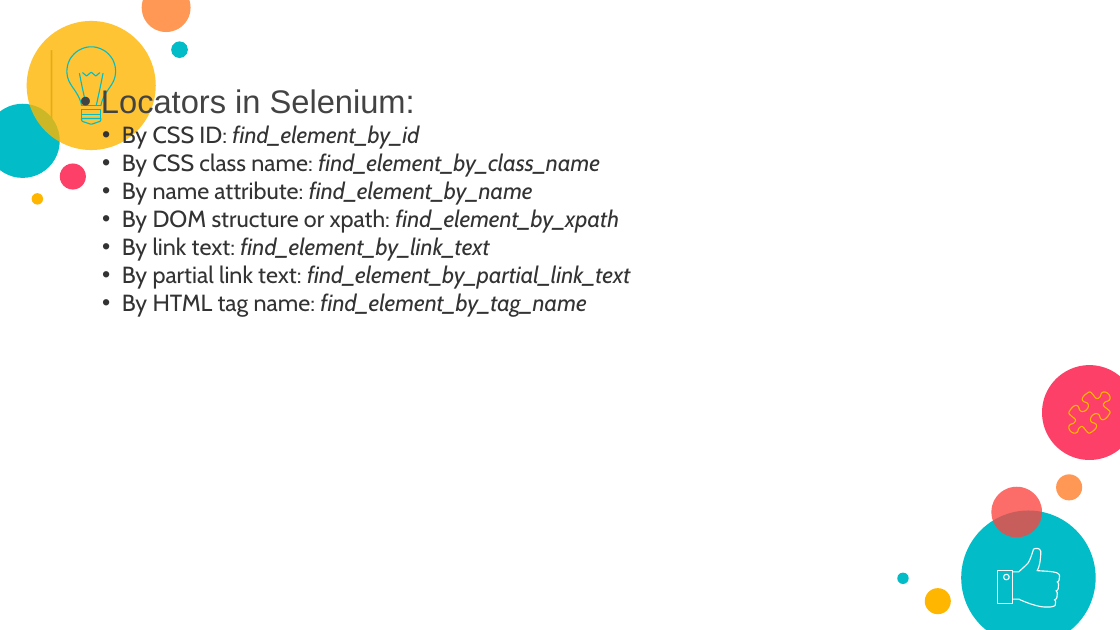
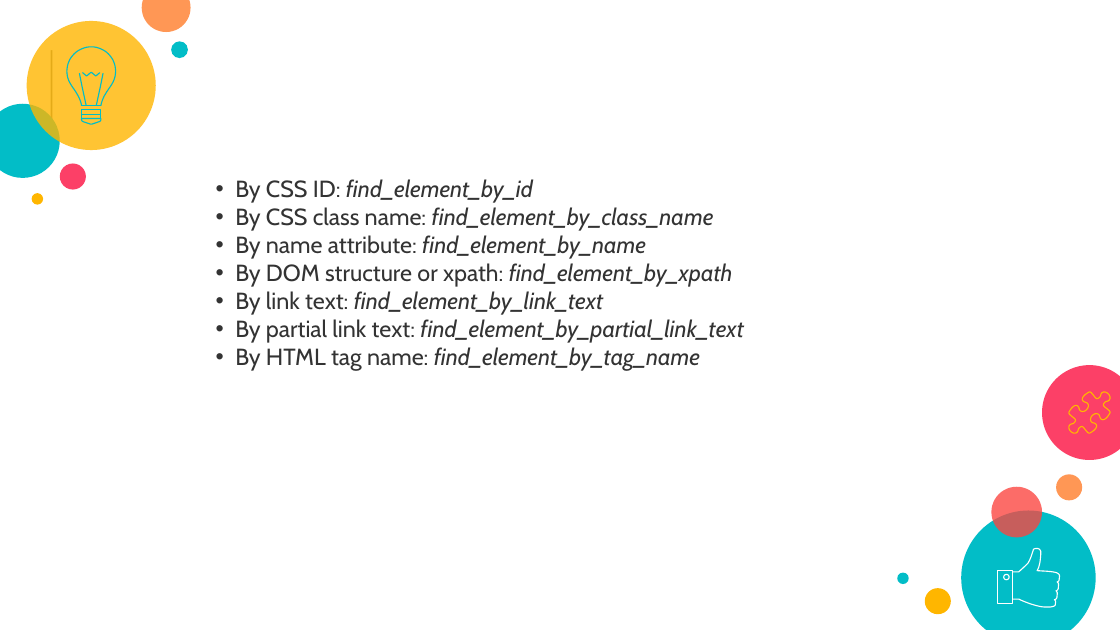
Before and after one commit to ashwinbalajiks/pragra-docs, a slide deck: slide 13 of Selenium/Pragra_Selenium_Draft_12Nov.pptx. Drawn at 1120x630 pixels with LibreOffice and Linux fonts; fonts in the diff are those of the drawing; background and template pictures are left out. Boxes give left, top, right and bottom in pixels: in the first picture for what was removed or moved away, otherwise in the second. Text is boxed around its words. In the diff, an @@ line names an element or a change of style, - is before the commit and + after.

```diff
--- a/Selenium/Pragra_Selenium_Draft_12Nov.pptx
+++ b/Selenium/Pragra_Selenium_Draft_12Nov.pptx
@@ text at [101,87,415,119]: paragraph removed @@
-• Locators in Selenium:
@@ text "By CSS ID: find_element_by_id": place and size @@
-text "By CSS ID: find_element_by_id" at [101,87,630,317]
+text "By CSS ID: find_element_by_id" at [235,179,743,371]
```
Also in this commit, not shown: 6 other slides changed, 2 slides added, 2 slides removed.
